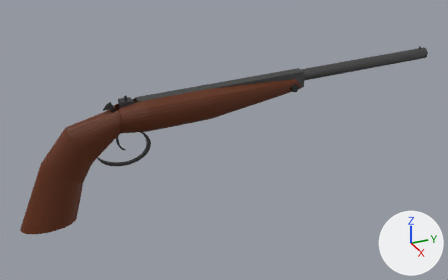
Two versions of the Blender file Blender/S.S.P..blend, one commit apart.
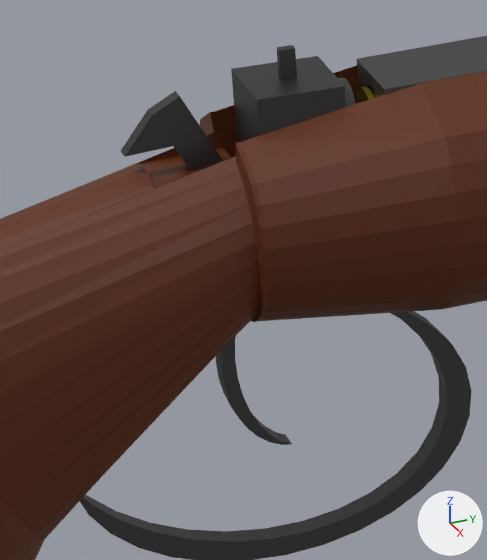
The first picture shows the older version from a camera (50 mm lens) standing at (28.75, -10.42, 16.87) and looking at (-0.17, 2.59, 2.41). The close-ups show the older and then the newer version on the part from 19% to 34% of the width and 32% to 59% of the height of that picture. Only the edits that show in the close-ups are written down. Every picture has the same lights, and +X, +Y and +Z are marked at lower right.

Script lines for the objects in view, before the commit:
```python
me_cube_001 = bpy.data.meshes.new('Cube.001')
me_cube_001.from_pydata(...)  # 154 vertices, 86 faces; spans x -1.0..1.0, y -1.0..1.48, z -1.53..1.62
me_cube_001.materials.append(mat_material_006)  # dark grey #5a5a5a
me_cube_005 = bpy.data.meshes.new('Cube.005')
me_cube_005.from_pydata(...)  # 26 vertices, 19 faces; spans x -1.0..1.0, y -6.34..1.0, z -1.62..1.0
me_cube_005.materials.append(mat_material_007)  # dark grey #5a5a5a
me_cylinder_001 = bpy.data.meshes.new('Cylinder.001')
me_cylinder_001.from_pydata(...)  # 50 vertices, 27 faces; spans x -1.0..0.84, y -1.0..-0.05, z -1.0..1.0
me_cylinder_001.materials.append(mat_material)  # dark grey #5a5a5a
me_cylinder_002 = bpy.data.meshes.new('Cylinder.002')
me_cylinder_002.from_pydata(...)  # 142 vertices, 103 faces; spans x -1.28..1.28, y -0.92..7.6, z 1.34..9.77
me_cylinder_002.materials.append(mat_material_001)  # brown #5f2800
ob_cube_001 = bpy.data.objects.new('Cube.001', me_cube_001)
ob_cube_001.location = (0.0, -2.907, 5.377)
ob_cube_001.scale = (0.327, 0.311, 0.352)
ob_cube_002 = bpy.data.objects.new('Cube.002', me_cube_005)
ob_cube_002.location = (0.0, -3.62, 5.448)
ob_cube_002.rotation_euler = (0.482, 0.0, 0.0)  # degrees (28, 0, 0)
ob_cube_002.scale = (0.0594, 0.0739, 0.281)
ob_cylinder = bpy.data.objects.new('Cylinder', me_cylinder_002)
ob_cylinder.location = (0.0, -8.201, -1.316)
ob_cylinder.rotation_euler = (0.0286, 0.0, 0.0)  # degrees (1.6, 0, 0)
ob_cylinder.scale = (0.665, 0.665, 0.665)
ob_cylinder_004 = bpy.data.objects.new('Cylinder.004', me_cylinder_001)
ob_cylinder_004.location = (0.0, -3.058, 3.66)
ob_cylinder_004.rotation_euler = (0.0, -1.564, 0.0)  # degrees (0, -90, 0)
ob_cylinder_004.scale = (0.677, 0.489, 0.0865)
# also in view: 'Cube' at (0.0, 6.85, 5.54); 'Cylinder.002' at (0.0, 1.86, 4.83); 'Cylinder.001' at (0.0, -3.2, 3.06)
```
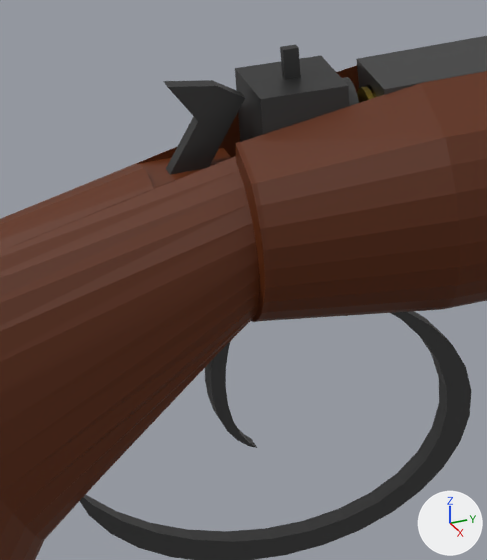
Pixel boxes (x1, y1, x2, y2) of what changed, in the close-ups (487 x 560 px):
'Cube.001', moved: before (231, 45, 356, 143); after (235, 45, 359, 142)
'Cube.002', moved, turned: before (121, 91, 223, 171); after (163, 80, 245, 175)
'Cylinder.004', moved, turned: before (216, 336, 292, 445); after (205, 341, 257, 448)

The change, as a diff of the scene's bpy script:
```diff
--- a/Blender/S.S.P..blend.py
+++ b/Blender/S.S.P..blend.py
@@ ob_cube_001 @@
 ob_cube_001 = bpy.data.objects.new('Cube.001', me_cube_001)
-ob_cube_001.location = (0.0, -2.907, 5.377)
+ob_cube_001.location = (0.0, -2.882, 5.377)
 ob_cube_001.scale = (0.327, 0.311, 0.352)
@@ ob_cube_002 @@
 ob_cube_002 = bpy.data.objects.new('Cube.002', me_cube_005)
-ob_cube_002.location = (0.0, -3.62, 5.448)
-ob_cube_002.rotation_euler = (0.482, 0.0, 0.0)  # degrees (28, 0, 0)
+ob_cube_002.location = (0.0, -3.441, 5.448)
+ob_cube_002.rotation_euler = (-0.553, 0.0, 0.0)  # degrees (-32, 0, 0)
 ob_cube_002.scale = (0.0594, 0.0739, 0.281)
@@ ob_cylinder_004 @@
 ob_cylinder_004 = bpy.data.objects.new('Cylinder.004', me_cylinder_001)
-ob_cylinder_004.location = (0.0, -3.058, 3.66)
-ob_cylinder_004.rotation_euler = (0.0, -1.564, 0.0)  # degrees (0, -90, 0)
+ob_cylinder_004.location = (0.0, -3.129, 3.649)
+ob_cylinder_004.rotation_euler = (-1.539, -1.297, 1.538)  # degrees (-88, -74, 88)
 ob_cylinder_004.scale = (0.677, 0.489, 0.0865)
```
